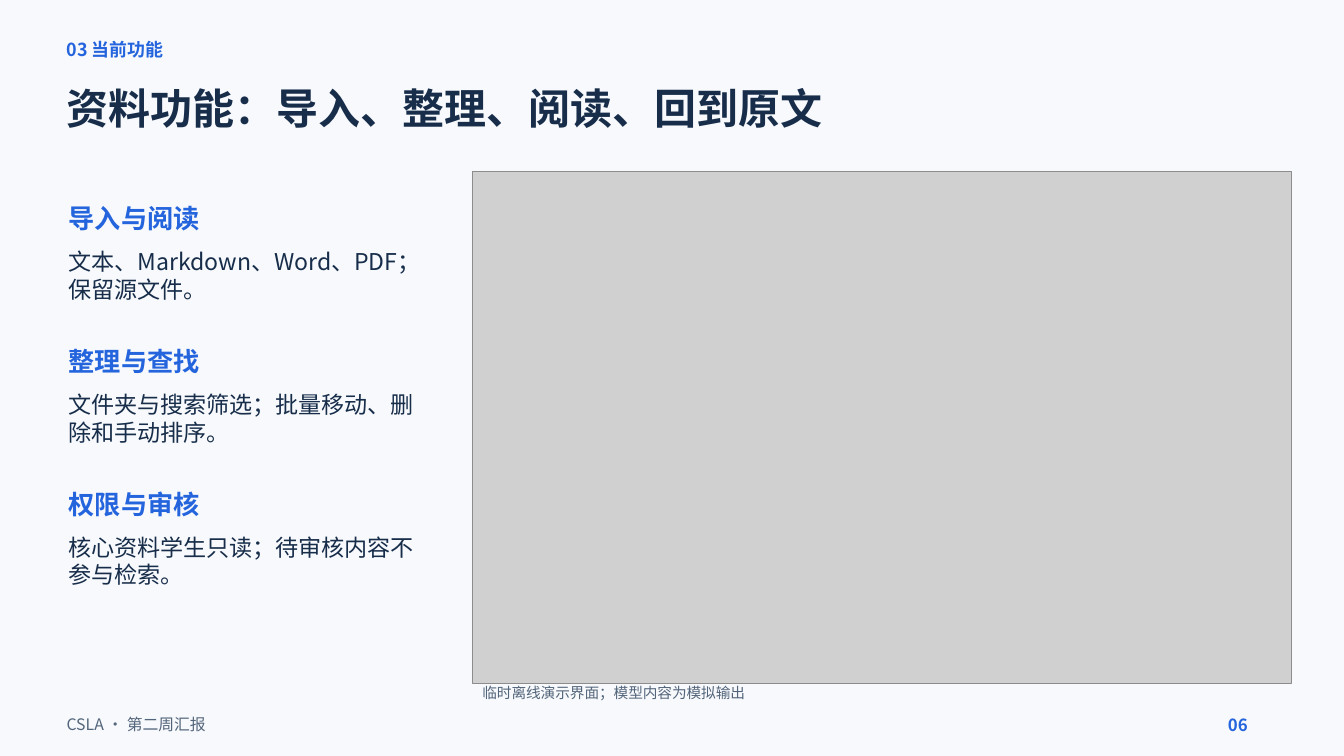
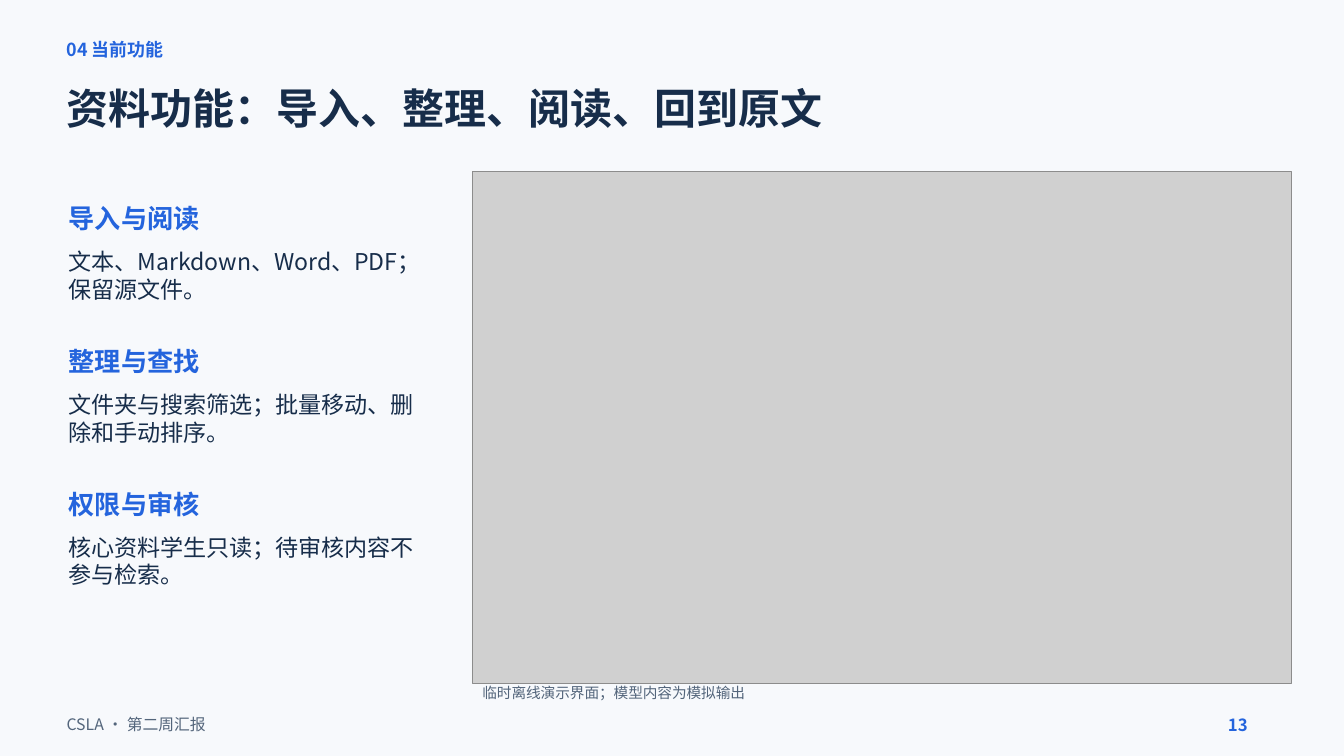
Before and after one commit to KnightofAltria/AIassistant, a slide deck: slide 13 of 文档/汇报内容/第二周汇报/第二周汇报.pptx (slide 6 before the commit). Drawn at 1344x756 pixels with LibreOffice and Linux fonts; fonts in the diff are those of the drawing; grey boxes stand for pictures. Boxes give left, top, right and bottom in pixels: in the first picture for what was removed or moved away, otherwise in the second. Text is boxed around its words. In the diff, an @@ line names an element or a change of style, - is before the commit and + after.

```diff
--- a/文档/汇报内容/第二周汇报/第二周汇报.pptx
+++ b/文档/汇报内容/第二周汇报/第二周汇报.pptx
@@ text at (x1=67, y1=40, x2=163, y2=58): text changed @@
-03 当前功能
+04 当前功能
@@ text at (x1=1228, y1=718, x2=1248, y2=732): text changed @@
-06
+13
```
Also in this commit, not shown: 12 other slides changed.
